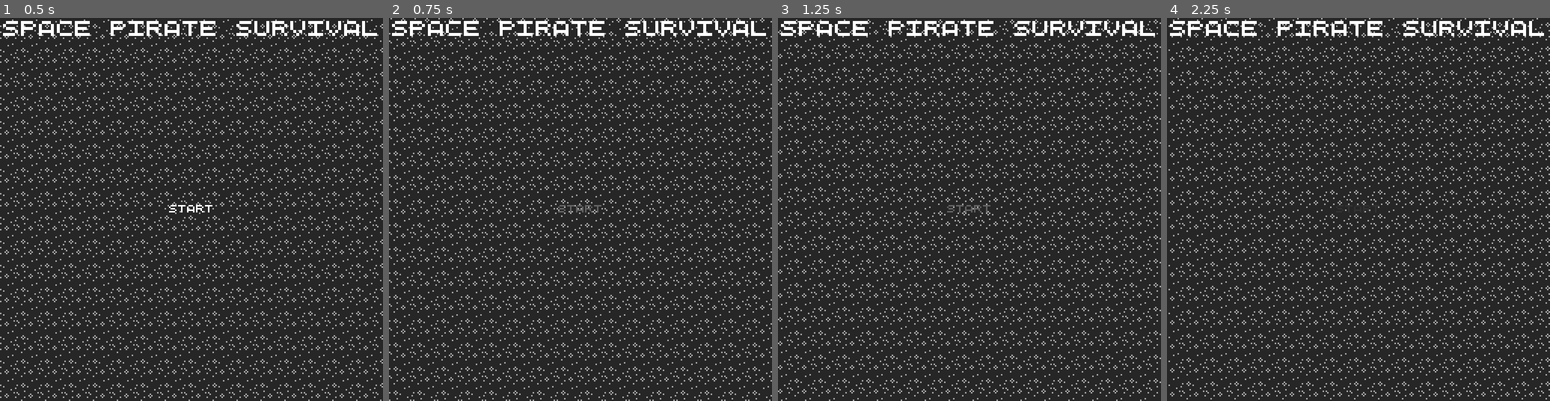
Above: before the commit, frames 1-4 (left to right).
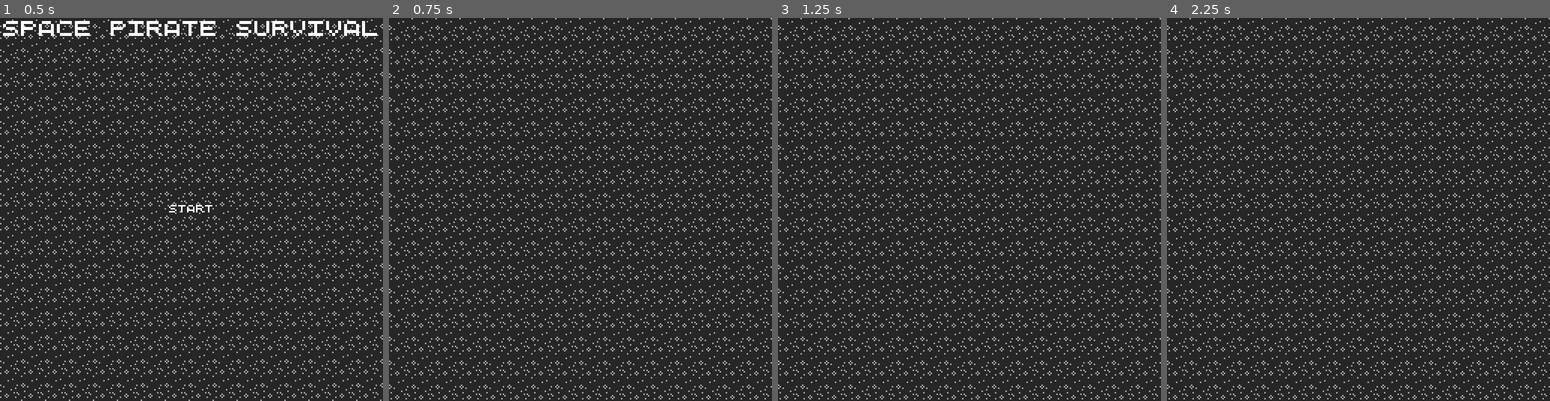
Above: after the commit, the same moments.

Repository: WinterAtne/Space-Pirate-Survival
Game: Godot game, scene res://scenes/main.tscn
The game is run twice, just before and just after one commit, with the same random seed, the same clock (stepped at 60 frames per second) and the same inputs.
Inputs (mouse positions are in pixels of both pictures, inside the frame that each line leads up to):
- Up to frame 1 (0.5 s): no input
- Up to frame 2 (0.75 s): click "Start" at 0.5 s
- Up to frame 3 (1.25 s): no input
- Up to frame 4 (2.25 s): click (1358, 209) at 1.25 s, where only the run before the commit has a clickable "Start"; move the mouse to (1442, 190) at 2.02 s; hold Space (accelerate) from 2.03 s (still down); click (1442, 190) at 2.1 s

Frame 1 is identical in both runs. In frame 2, 16% of the frame differs, in the area x 0-100%, y 0-100%; in frame 3, 16%; in frame 4, 17%.

Commit message:
Updated Background

Diff:
--- /dev/null
+++ b/scenes/background.tscn
@@ -0,0 +1,19 @@
+[gd_scene load_steps=3 format=3 uid="uid://bplfgyksvl84s"]
+
+[ext_resource type="Script" path="res://scenes/ui/Background.gd" id="1_6p2mj"]
+[ext_resource type="Texture2D" uid="uid://bu7c2748rpsn7" path="res://assets/stary_background.png" id="2_6f5ne"]
+
+[node name="Background" type="ParallaxBackground"]
+script = ExtResource("1_6p2mj")
+
+[node name="ParallaxLayer" type="ParallaxLayer" parent="."]
+unique_name_in_owner = true
+motion_mirroring = Vector2(256, 256)
+
+[node name="Sprite2D" type="Sprite2D" parent="ParallaxLayer"]
+modulate = Color(1, 1, 1, 0.501961)
+texture_repeat = 2
+position = Vector2(128, 128)
+texture = ExtResource("2_6f5ne")
+region_enabled = true
+region_rect = Rect2(0, 0, 256, 256)
--- /dev/null
+++ b/scenes/main.gd
@@ -0,0 +1,5 @@
+extends Node2D
+
+func _on_start_button_down():
+	%MainMenu.visible = false
+	%Background.set_process(false)
--- a/scenes/main.tscn
+++ b/scenes/main.tscn
@@ -1,7 +1,18 @@
-[gd_scene load_steps=2 format=3 uid="uid://coer8fit0pos3"]
+[gd_scene load_steps=4 format=3 uid="uid://coer8fit0pos3"]
 
 [ext_resource type="PackedScene" uid="uid://jer0xh2pay0i" path="res://scenes/ui/main_menu.tscn" id="1_gqstx"]
+[ext_resource type="Script" path="res://scenes/main.gd" id="1_il5e1"]
+[ext_resource type="PackedScene" uid="uid://bplfgyksvl84s" path="res://scenes/background.tscn" id="3_ds0d2"]
 
 [node name="Main" type="Node2D"]
+script = ExtResource("1_il5e1")
 
 [node name="MainMenu" parent="." instance=ExtResource("1_gqstx")]
+unique_name_in_owner = true
+
+[node name="Background" parent="." instance=ExtResource("3_ds0d2")]
+unique_name_in_owner = true
+
+[connection signal="button_down" from="MainMenu/CenterContainer/Buttons/Start" to="." method="_on_start_button_down"]
+
+[editable path="MainMenu"]
--- a/scenes/ui/Background.gd
+++ b/scenes/ui/Background.gd
@@ -1,5 +1,7 @@
 extends ParallaxBackground
 
+var rate : float = 0.3
+
 func _process(delta) -> void:
-	scroll_base_offset += Vector2.RIGHT * 0.3
-	scroll_base_offset += Vector2.DOWN * 0.3
+	scroll_base_offset += Vector2.RIGHT * rate
+	scroll_base_offset += Vector2.DOWN * rate
--- a/scenes/ui/main_menu.tscn
+++ b/scenes/ui/main_menu.tscn
@@ -1,7 +1,4 @@
-[gd_scene load_steps=3 format=3 uid="uid://jer0xh2pay0i"]
-
-[ext_resource type="Script" path="res://scenes/ui/Background.gd" id="1_c6baw"]
-[ext_resource type="Texture2D" uid="uid://bu7c2748rpsn7" path="res://assets/stary_background.png" id="1_xvolc"]
+[gd_scene format=3 uid="uid://jer0xh2pay0i"]
 
 [node name="MainMenu" type="CanvasLayer"]
 
@@ -31,17 +28,3 @@
 theme_override_font_sizes/font_size = 10
 text = "SPACE PIrate survival"
 horizontal_alignment = 1
-
-[node name="Background" type="ParallaxBackground" parent="."]
-script = ExtResource("1_c6baw")
-
-[node name="ParallaxLayer" type="ParallaxLayer" parent="Background"]
-motion_mirroring = Vector2(256, 256)
-
-[node name="Sprite2D" type="Sprite2D" parent="Background/ParallaxLayer"]
-modulate = Color(1, 1, 1, 0.501961)
-texture_repeat = 2
-position = Vector2(128, 128)
-texture = ExtResource("1_xvolc")
-region_enabled = true
-region_rect = Rect2(0, 0, 256, 256)
